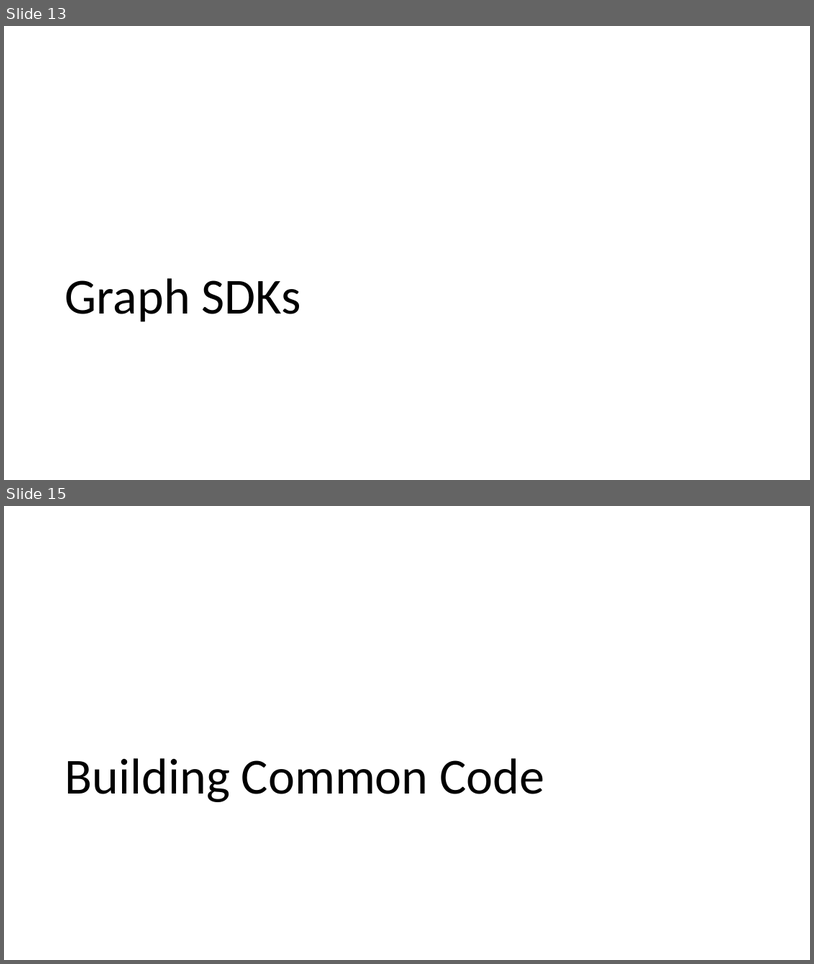
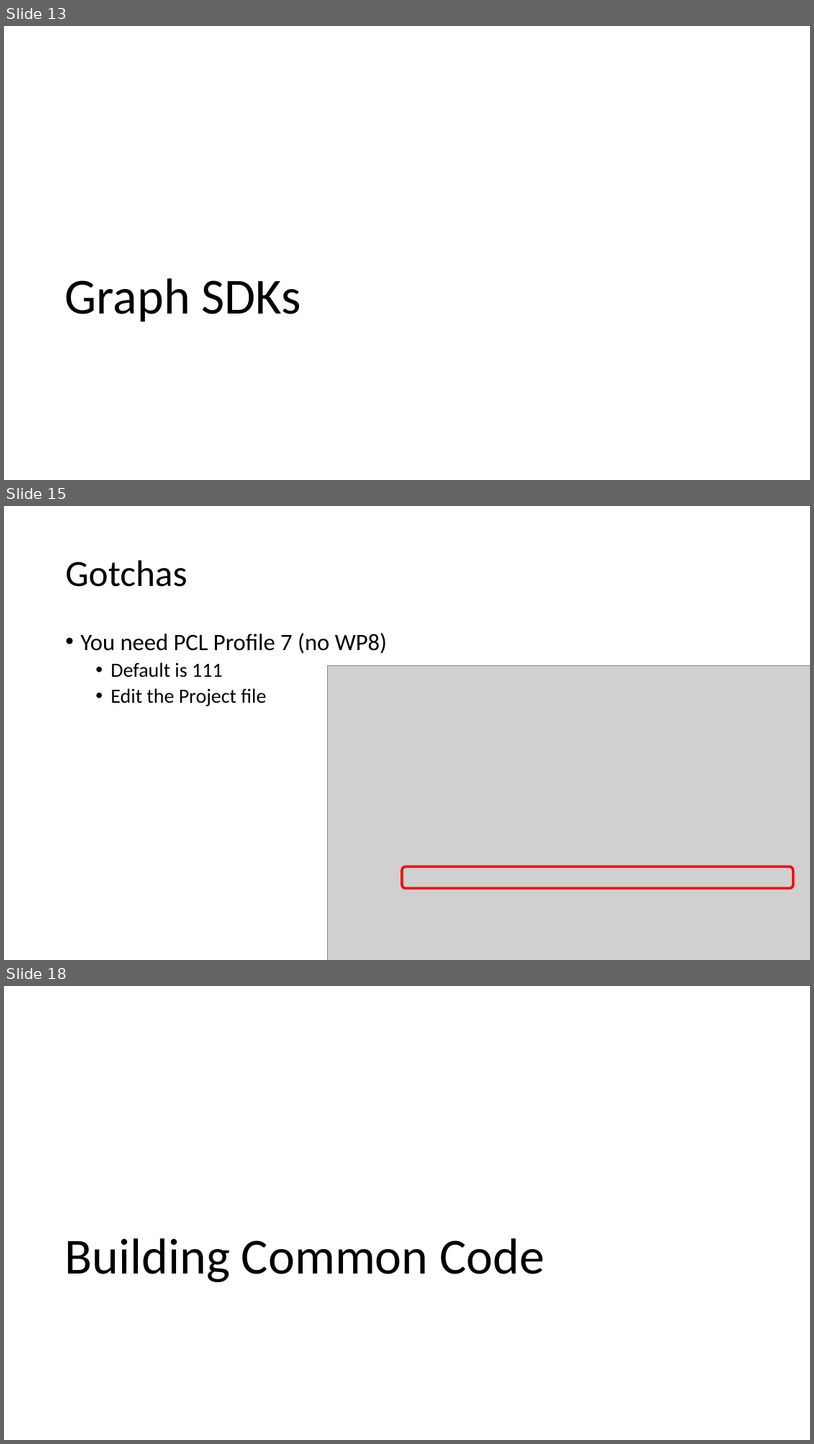
Before and after one commit to coatsy/xplat-graph, a slide deck: Presentation/xplat-graph.pptx. Shown one above the other, each under a label of ours: slides 13 and 15 before the commit, slides 13, 15 and 18 after it; the slides between them are not shown. The pictures are 814x964 and 814x1444 pixels, drawn with LibreOffice and Linux fonts; fonts in the diff are those of the drawing; grey boxes stand for pictures. Boxes give left, top, right and bottom in pixels: in the first picture for what was removed or moved away, otherwise in the second. Text is boxed around its words. In the diff, an @@ line names an element or a change of style, - is before the commit and + after.

Commit message:
Gotchas in presentation, capabilities in Android, UWP and iOS

```diff
--- a/Presentation/xplat-graph.pptx
+++ b/Presentation/xplat-graph.pptx
@@ slide 15 added at (4,506,810,960), background #FFFFFF @@
@@ title added at (65,560,187,587), 44 pt, text #000000 @@
+Gotchas
@@ text added at (80,633,387,706), 24 pt, text #000000 @@
+• You need PCL Profile 7 (no WP8)
+  • Default is 111
+  • Edit the Project file
@@ picture added at (328,665,810,960) @@
@@ rounded rectangle added at (402,867,793,888), outline #FF0000 3 pt @@
@@ what was slide 15 is now slide 18 @@
```
Also in this commit, not shown: 1 slide changed, 2 other slides added, 3 other files.
